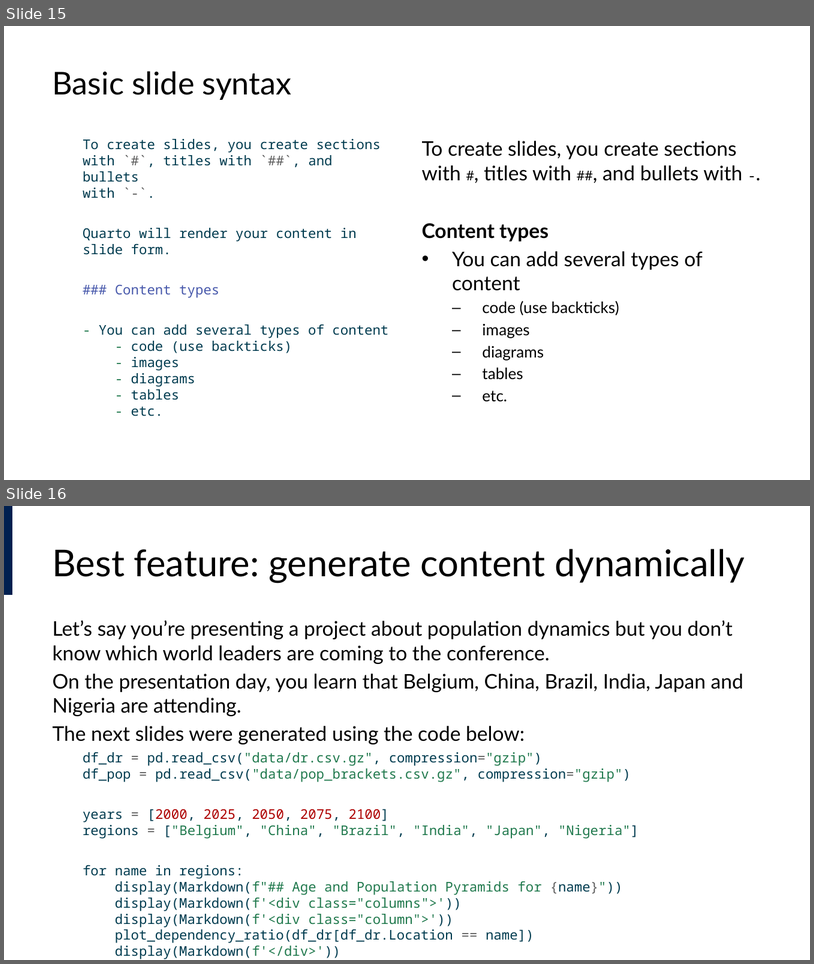
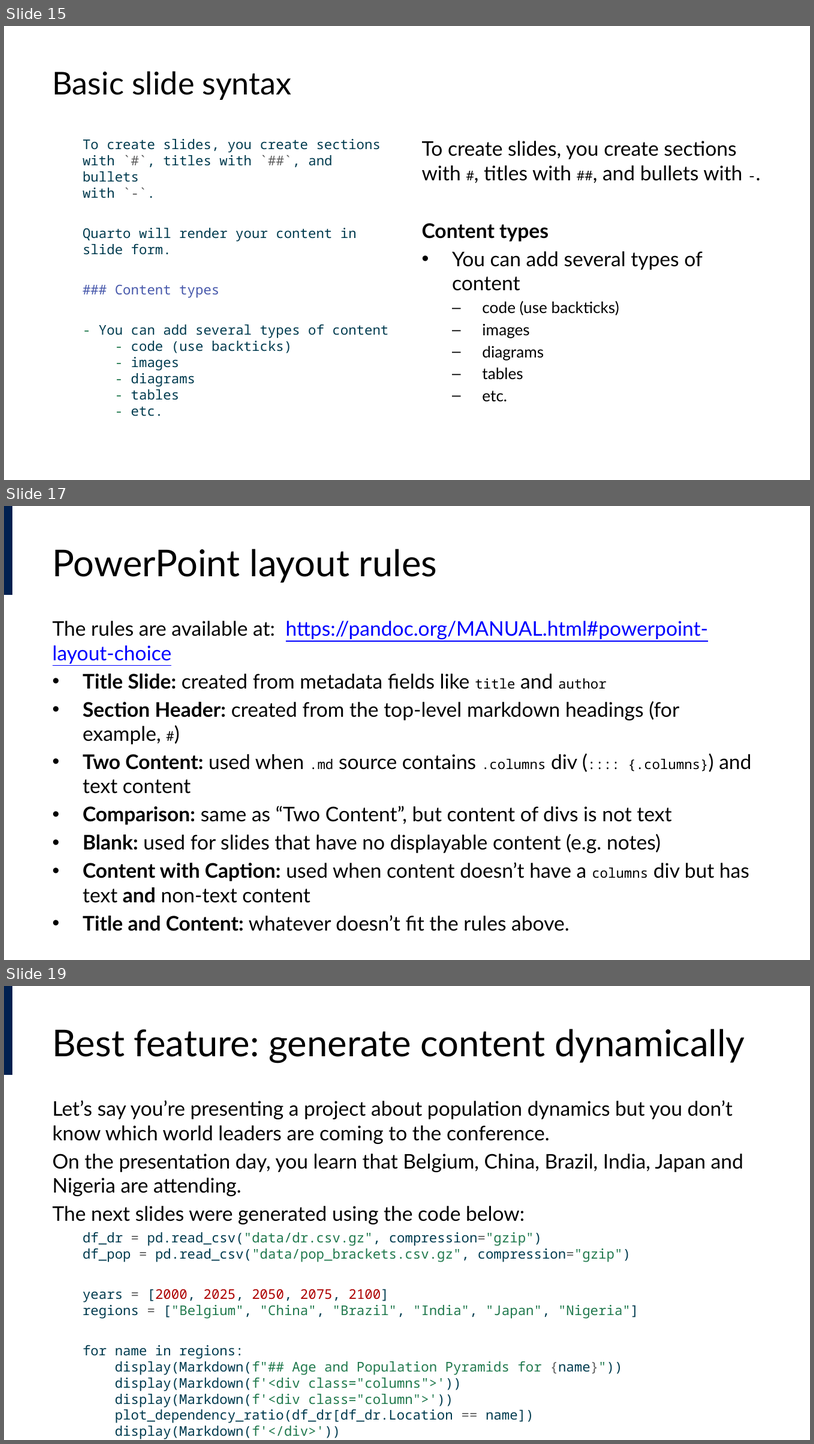
Before and after one commit to lucas-a-meyer/using-quarto, a slide deck: docs/presentation.pptx. Shown one above the other, each under a label of ours: slides 15 and 16 before the commit, slides 15, 17 and 19 after it; the slides between them are not shown. The pictures are 814x964 and 814x1444 pixels, drawn with LibreOffice and Linux fonts; fonts in the diff are those of the drawing. Boxes give left, top, right and bottom in pixels: in the first picture for what was removed or moved away, otherwise in the second. Text is boxed around its words. In the diff, an @@ line names an element or a change of style, - is before the commit and + after.

```diff
--- a/docs/presentation.pptx
+++ b/docs/presentation.pptx
@@ slide 17 added at [4,506,810,960], background #FFFFFF; not listed: 1 template element that a slide beside it also shows @@
@@ title added at [53,549,437,583], 33 pt, text #000000 @@
+PowerPoint layout rules
@@ text added at [53,621,752,903], 18 pt, text #000000 @@
+The rules are available at: https://pandoc.org/MANUAL.html#powerpoint-layout-choice
+• Title Slide: created from metadata fields like title and author
+• Section Header: created from the top-level markdown headings (for example, #)
+• Two Content: used when .md source contains .columns div (:::: {.columns}) and text content
+• Comparison: same as “Two Content”, but content of divs is not text
+• Blank: used for slides that have no displayable content (e.g. notes)
+• Content with Caption: used when content doesn’t have a columns div but has text and non-text content
+• Title and Content: whatever doesn’t fit the rules above.
@@ what was slide 16 is now slide 19 @@
```
Also in this commit, not shown: 1 slide changed, 2 other slides added, 44 other files.
